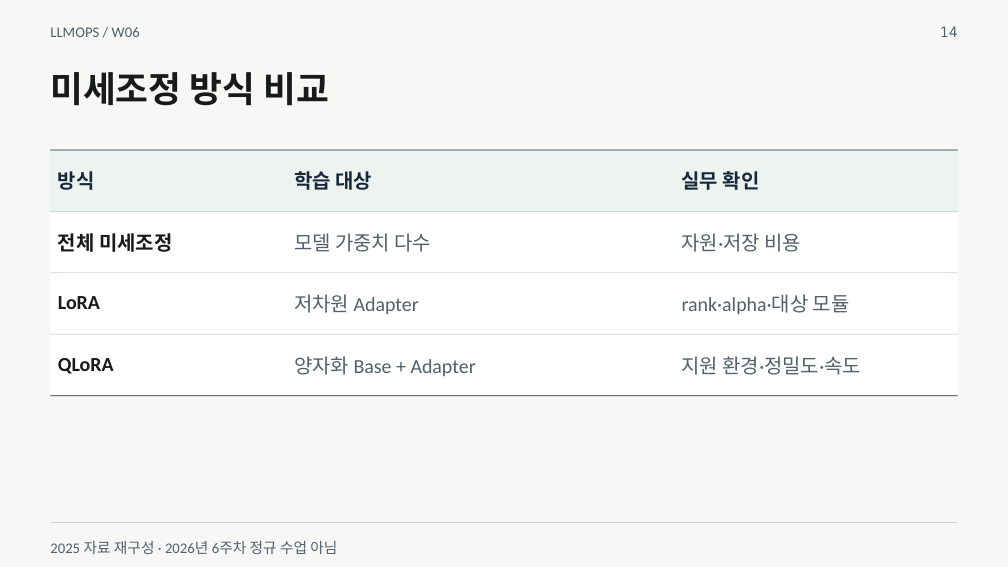
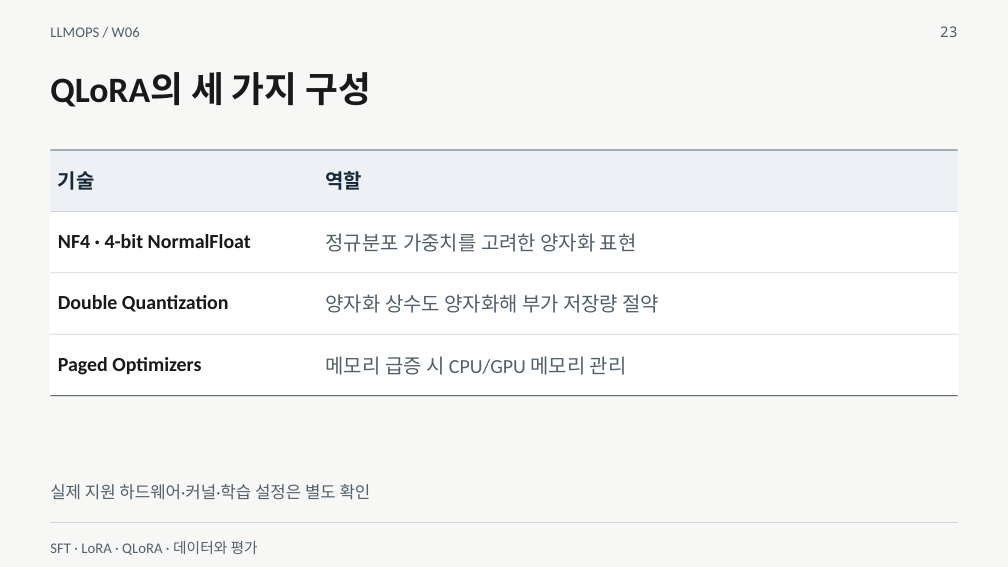
Before and after one commit to smilesjcha/llmops-16week, a slide deck: slide 23 of week06/lecture/06_week6_sft_lora_reference.pptx (slide 14 before the commit). Drawn at 1008x567 pixels with LibreOffice and Linux fonts; fonts in the diff are those of the drawing. Boxes give left, top, right and bottom in pixels: in the first picture for what was removed or moved away, otherwise in the second. Text is boxed around its words. In the diff, an @@ line names an element or a change of style, - is before the commit and + after.

```diff
--- a/week06/lecture/06_week6_sft_lora_reference.pptx
+++ b/week06/lecture/06_week6_sft_lora_reference.pptx
@@ text at [940,26,958,37]: text changed @@
-14
+23
@@ text at [50,72,372,107]: text changed @@
-미세조정 방식 비교
+QLoRA의 세 가지 구성
@@ table at [51,150,958,395] @@
-column 1: 방식 | 전체 미세조정 | LoRA | QLoRA
-column 2: 학습 대상 | 모델 가중치 다수 | 저차원 Adapter | 양자화 Base + Adapter
-column 3: 실무 확인 | 자원·저장 비용 | rank·alpha·대상 모듈 | 지원 환경·정밀도·속도
+column 1: 기술 | NF4 · 4-bit NormalFloat | Double Quantization | Paged Optimizers
+column 2: 역할 | 정규분포 가중치를 고려한 양자화 표현 | 양자화 상수도 양자화해 부가 저장량 절약 | 메모리 급증 시 CPU/GPU 메모리 관리
@@ text added at [50,484,371,500], 16 pt, text #52606B @@
+실제 지원 하드웨어·커널·학습 설정은 별도 확인
@@ text at [50,541,258,555]: text changed @@
-2025 자료 재구성 · 2026년 6주차 정규 수업 아님
+SFT · LoRA · QLoRA · 데이터와 평가
```
Also in this commit, not shown: 10 other slides changed, 21 slides added, 9 slides removed, 30 other files.
